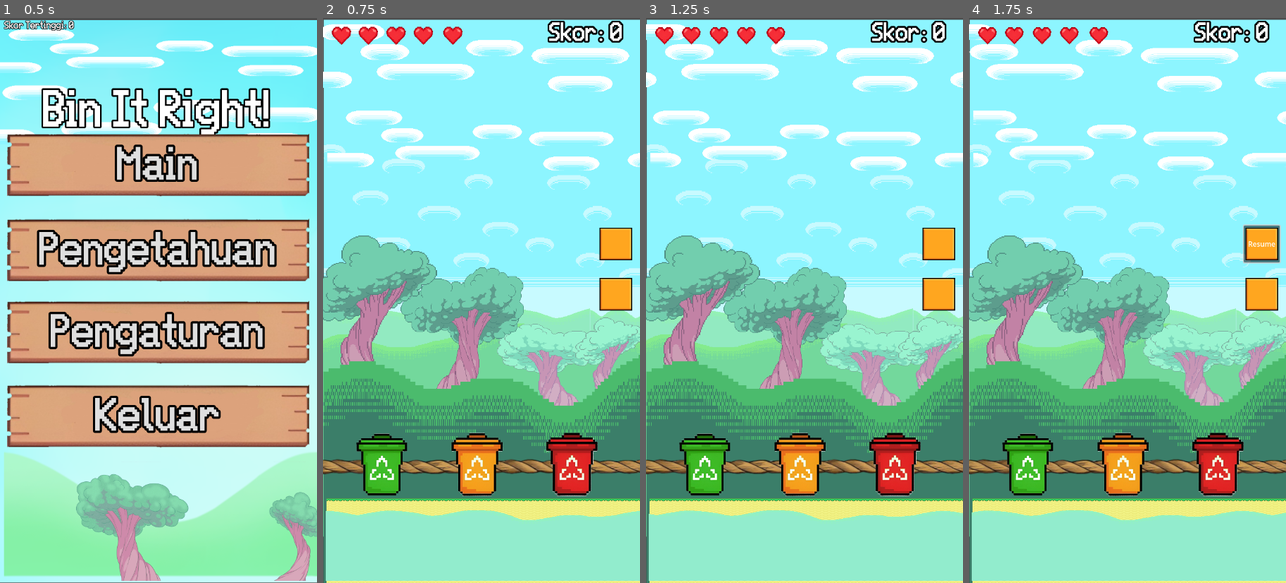
Above: before the commit, frames 1-4 (left to right).
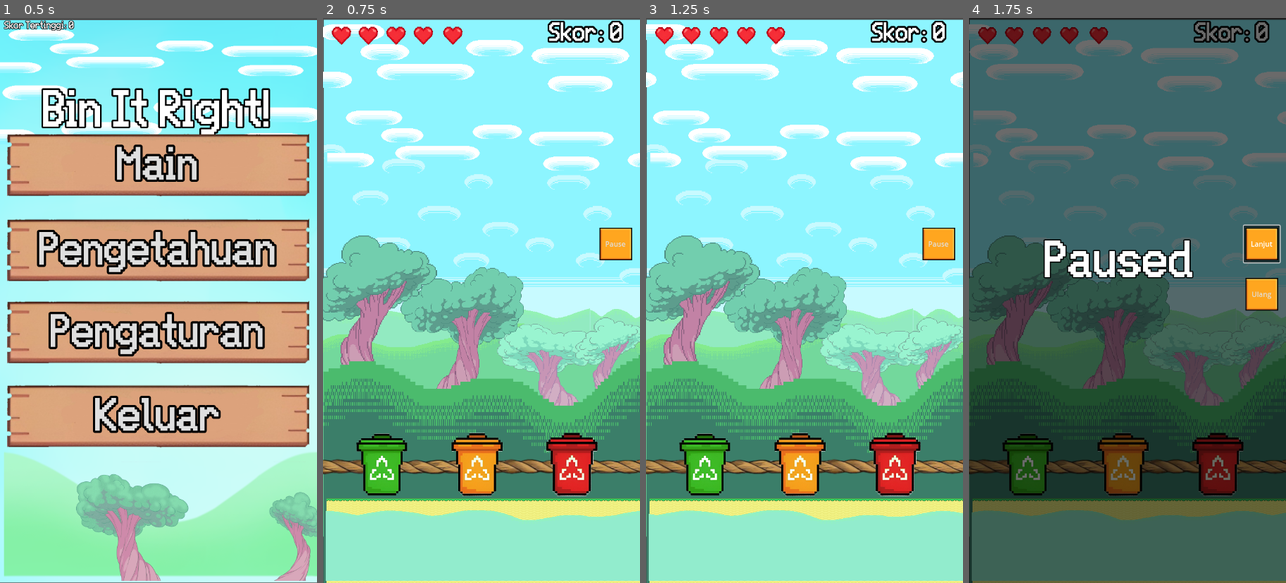
Above: after the commit, the same moments.

Repository: RaFYWStud/Project_GameDev
Game: Godot game, scene res://Scenes/MainMenu.tscn
The game is run twice, just before and just after one commit, with the same random seed, the same clock (stepped at 60 frames per second) and the same inputs.
Inputs (mouse positions are in pixels of both pictures, inside the frame that each line leads up to):
- Up to frame 1 (0.5 s): no input
- Up to frame 2 (0.75 s): click "Main" at 0.5 s
- Up to frame 3 (1.25 s): no input
- Up to frame 4 (1.75 s): click (1260, 244) at 1.25 s

Frame 1 is identical in both runs. In frame 2, 0.6% of the frame differs, in the area x 87-98%, y 39-52%; in frame 3, 0.6%; in frame 4, 98%, in the area x 0-100%, y 0-100%.

Commit message:
Menambah overlay gelap saat pause

Diff:
--- a/Scenes/main.tscn
+++ b/Scenes/main.tscn
@@ -318,6 +318,7 @@
 metadata/_edit_lock_ = true
 
 [node name="Pause_Play" type="Button" parent="."]
+z_index = 16
 offset_left = 264.0
 offset_top = -170.0
 offset_right = 346.0
@@ -330,6 +331,8 @@
 script = ExtResource("28_cx538")
 
 [node name="Retry" type="Button" parent="."]
+visible = false
+z_index = 16
 offset_left = 264.0
 offset_top = -56.0
 offset_right = 346.0
@@ -340,6 +343,32 @@
 expand_icon = true
 script = ExtResource("29_3tbbb")
 
+[node name="PauseOverlay" type="ColorRect" parent="."]
+visible = false
+z_index = 15
+offset_left = -368.0
+offset_top = -663.0
+offset_right = 380.0
+offset_bottom = 649.0
+mouse_filter = 2
+color = Color(0, 0, 0, 0.584314)
+
+[node name="PauseLabel" type="Label" parent="."]
+visible = false
+z_index = 16
+texture_filter = 1
+offset_left = -188.0
+offset_top = -136.0
+offset_right = 153.0
+offset_bottom = -35.0
+theme_override_colors/font_outline_color = Color(0, 0, 0, 1)
+theme_override_constants/outline_size = 10
+theme_override_fonts/font = ExtResource("24_f6qqn")
+theme_override_font_sizes/font_size = 100
+text = "Paused"
+horizontal_alignment = 1
+vertical_alignment = 1
+
 [connection signal="area_entered" from="WaterArea" to="." method="_on_water_area_entered"]
 [connection signal="area_entered" from="TrashBinGroup/OrganicBin" to="." method="_on_organic_bin_area_entered"]
 [connection signal="area_entered" from="TrashBinGroup/AnorganicBin" to="." method="_on_area_2d_area_entered"]
--- a/Scenes/pause_play.gd
+++ b/Scenes/pause_play.gd
@@ -1,14 +1,25 @@
 extends Button
+
+@onready var overlay = get_node("/root/Main/PauseOverlay")
+@onready var pause_label = get_node("/root/Main/PauseLabel")
+@onready var retry = get_node("/root/Main/Retry")
 
 func _ready() -> void:
 	# Tombol tetap berfungsi saat game terpause
 	self.process_mode = Node.PROCESS_MODE_ALWAYS
 	self.connect("toggled", Callable(self, "_on_pause_button_toggled"))
+	text = "Pause"
 
-func _on_pause_button_toggled(button_pressed: bool) -> void:
-	if button_pressed:
+func _on_pause_button_toggled(is_pressed: bool) -> void:  # Ubah nama parameter
+	if is_pressed:
 		get_tree().paused = true  # Pause game
-		text = "Resume"
+		text = "Lanjut"
+		overlay.visible = true  # Tampilkan overlay
+		pause_label.visible = true
+		retry.visible = true
 	else:
 		get_tree().paused = false  # Resume game
 		text = "Pause"
+		overlay.visible = false  # Sembunyikan overlay
+		pause_label.visible = false
+		retry.visible = false
--- a/Scenes/retry.gd
+++ b/Scenes/retry.gd
@@ -4,6 +4,7 @@
 	# Pastikan tombol tetap aktif meskipun game dalam keadaan paused
 	self.process_mode = Node.PROCESS_MODE_ALWAYS  # Tombol tetap aktif saat game pause
 	self.connect("pressed", Callable(self, "_on_retry_button_pressed"))
+	text = "Ulang"
 
 func _on_retry_button_pressed() -> void:
 	# Jika game dalam keadaan pause, nonaktifkan pause terlebih dahulu
--- /dev/null
+++ b/Script/HeartBeat.gdshader
@@ -0,0 +1,10 @@
+shader_type canvas_item;
+
+uniform float pulse_speed : hint_range(0.5, 5.0) = 3;  // Kecepatan detak
+uniform float scale_amount : hint_range(0.1, 1.0) = 0.1; // Seberapa besar skalanya
+
+void fragment() {
+    vec2 center = vec2(0.5, 0.5);  // Pusat sprite (normalisasi koordinat UV)
+    float pulse = sin(TIME * pulse_speed) * scale_amount + 1.0;  // Animasi detak jantung
+    COLOR = texture(TEXTURE, UV * pulse + center * (1.0 - pulse));  // Efek zoom
+}
